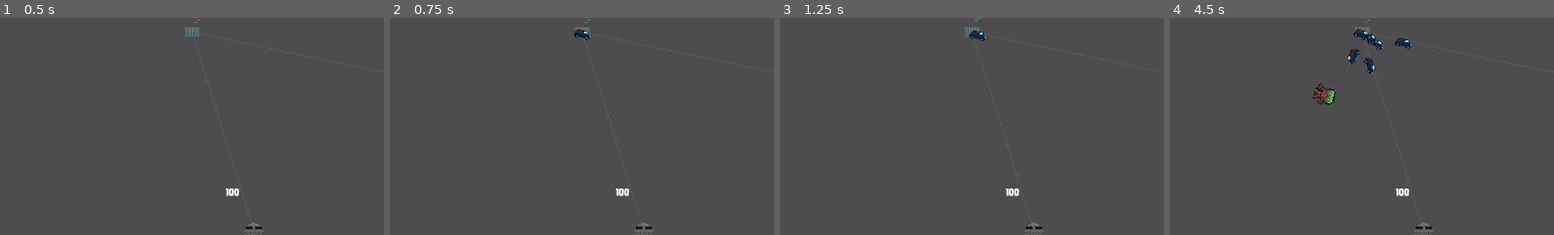
Above: before the commit, frames 1-4 (left to right).
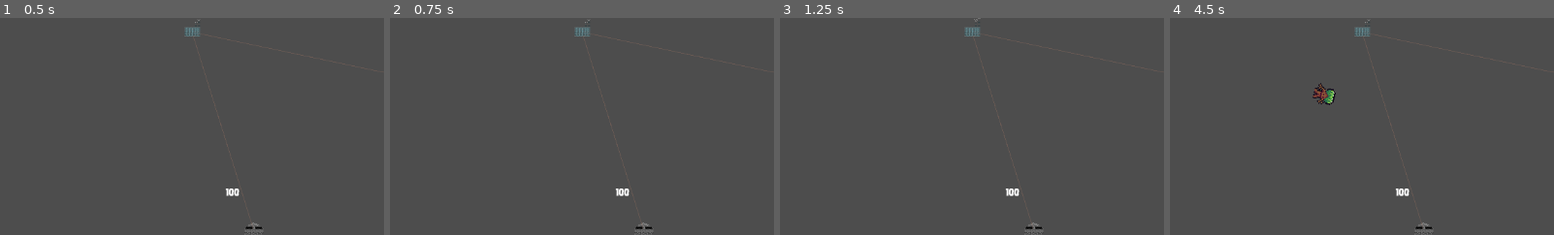
Above: after the commit, the same moments.

Repository: lewis785/ludum-dare-53
Game: Godot game, scene res://scenes/davids_scene.tscn
Two runs of this game, one before a commit and one after it. Both use one fixed random seed, a clock stepped at 60 frames per second and the inputs below. This scene is started directly instead of the project's main scene.
Inputs (mouse positions are % of the whole screen's width and height, from its top left):
- Up to frame 1 (0.5 s): no input
- Up to frame 2 (0.75 s): tap Enter at 0.5 s; move the mouse to (75, 35) at 0.52 s; hold S (camera_down) from 0.53 s (still down); click (75, 35) at 0.67 s
- Up to frame 3 (1.25 s): keep holding S (camera_down)
- Up to frame 4 (4.5 s): tap Space at 1.25, 2.75 s; move the mouse to (33, 62) at 1.27 s; release S (camera_down) at 1.28 s; tap A (camera_left) at 1.35 s; click (33, 62) at 1.42 s; tap Enter at 2 s; move the mouse to (20, 35) at 2.02 s; hold D (camera_right) 2.03-2.78 s; click (20, 35) at 2.17 s; move the mouse to (55, 50) at 2.77 s; tap W (camera_up) at 2.85 s; click (55, 50) at 2.92 s; move the mouse to (35, 25) at 3.52 s; hold Q (camera_zoom_in) 3.53-4.28 s; click (35, 25) at 3.67 s; move the mouse to (73, 45) at 4.27 s; tap E (camera_zoom_out) at 4.35 s; click (73, 45) at 4.42 s
The pictures show only the part of the screen within x 0-50%, y 14-63%; the shares and areas given below are measured in that part.

Frame 1 is identical in both runs. In frame 2, 0.1% of the frame differs, in the area x 47-53%, y 5-11%; in frame 3, 0.1%; in frame 4, 0.7%, in the area x 45-63%, y 4-26%.

Commit message:
CHANGE only allow trucks when supply is available

Diff:
--- a/scenes/supply_truck/truck_coordinator.gd
+++ b/scenes/supply_truck/truck_coordinator.gd
@@ -5,6 +5,7 @@
 
 @export var truck_scene : PackedScene
 var start_location: Vector2
+var depot_supplies
 
 func structures(nodes : Array[Node]) -> Array[Structure]:
 	var structures : Array[Structure] = []
@@ -19,15 +20,14 @@
 # Called when the node enters the scene tree for the first time.
 func _ready():
 	var start_location = self.position
-	#var truck: SupplyTruck = truck_scene.instantiate()
-	#var root = self.get_tree().current_scene
-	#var structs = structures(root.find_children('*structure*'))
-
-	#truck.target_structure = structs[1]
-	#add_child(truck)
+	var depot_supplies = self.get_parent().supply_store_instance
 	pass
 
 func send_truck(location: Vector2):
+	if (depot_supplies && !depot_supplies.has_required_supplies(20)):
+		return
+
+	depot_supplies.remove_supply(20)
 	var truck: SupplyTruck = truck_scene.instantiate()
 	truck.target_structure = location
 	add_child(truck)
@@ -39,5 +39,6 @@
 
 # Called every frame. 'delta' is the elapsed time since the previous frame.
 func _process(delta):
-
-	pass
+	if (depot_supplies == null):
+		depot_supplies = self.get_parent().supply_store_instance
+		return
